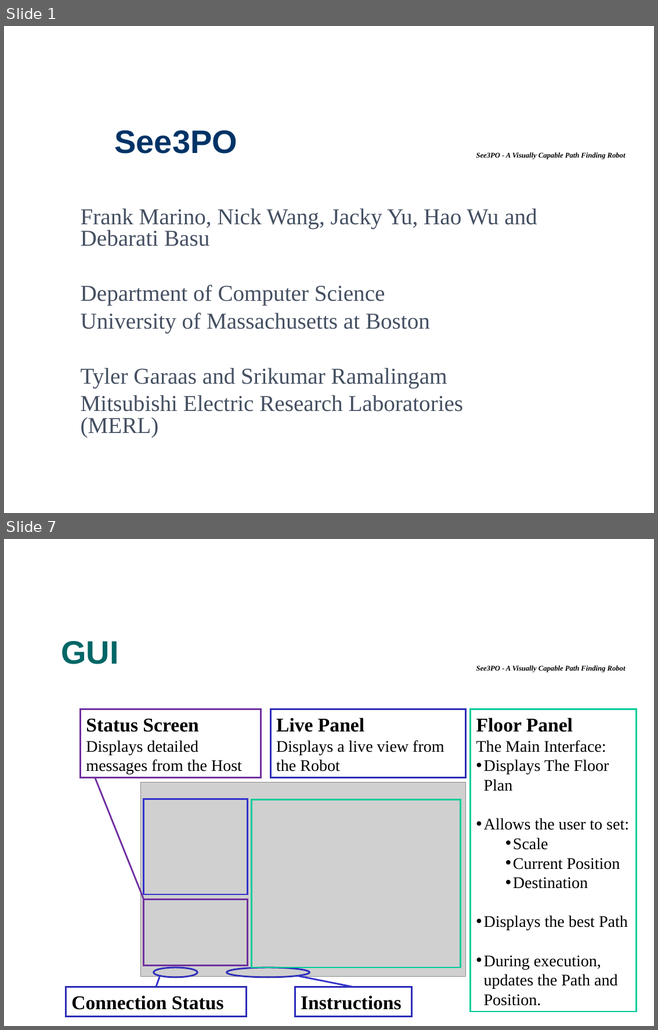
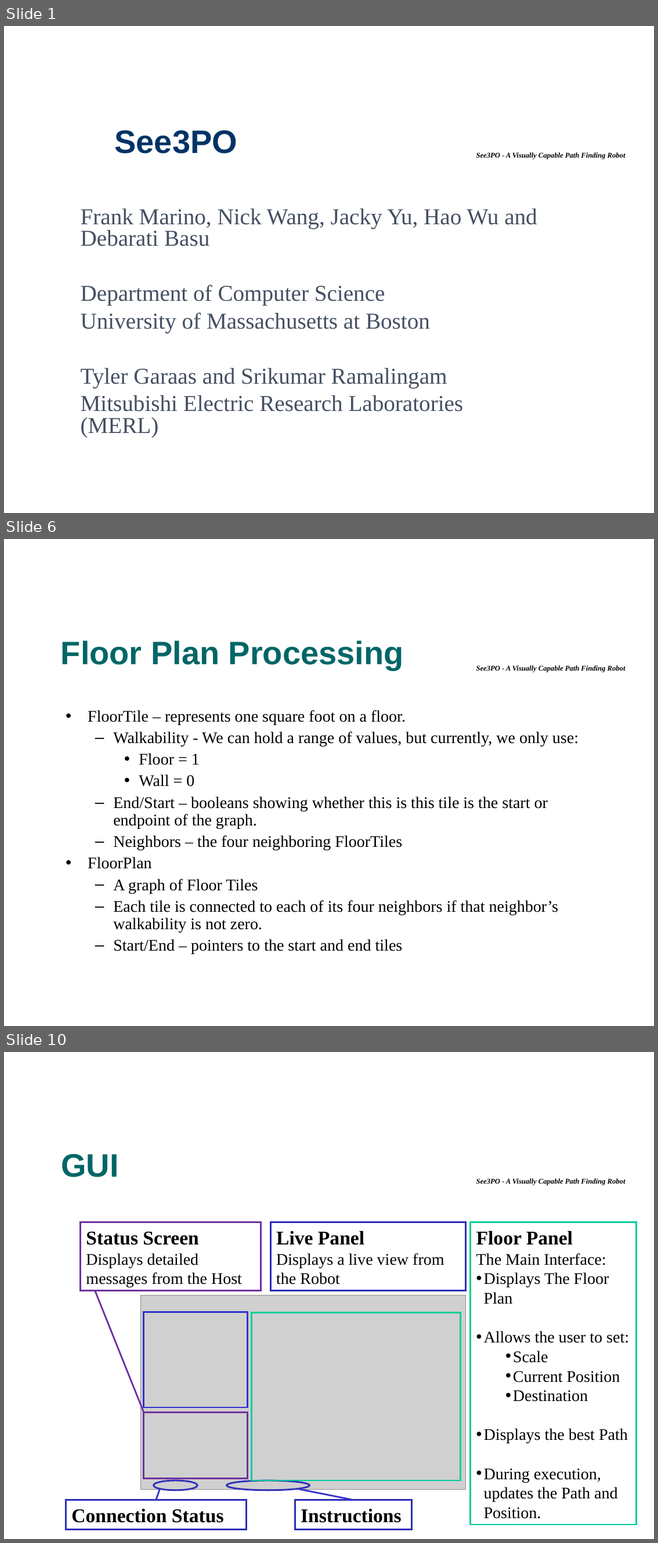
Before and after one commit to tkram01/see3po, a slide deck: Documents/PresentationFinal.ppt. Shown one above the other, each under a label of ours: slides 1 and 7 before the commit, slides 1, 6 and 10 after it; the slides between them are not shown. The pictures are 658x1030 and 658x1543 pixels, drawn with LibreOffice and Linux fonts; fonts in the diff are those of the drawing; grey boxes stand for pictures; background and template pictures are left out. Boxes give left, top, right and bottom in pixels: in the first picture for what was removed or moved away, otherwise in the second. Text is boxed around its words. In the diff, an @@ line names an element or a change of style, - is before the commit and + after.

```diff
--- a/Documents/PresentationFinal.ppt
+++ b/Documents/PresentationFinal.ppt
@@ slide 6 added at box(4, 539, 654, 1026), background picture (left out); not listed: 1 template element that a slide beside it also shows @@
@@ text added at box(61, 641, 404, 670), 40 pt, text #006666, bold @@
+Floor Plan Processing
@@ text added at box(88, 710, 578, 954), 20 pt, text #000000 @@
+• FloorTile – represents one square foot on a floor.
+  – Walkability - We can hold a range of values, but currently, we only use:
+    • Floor = 1
+    • Wall = 0
+  – End/Start – booleans showing whether this is this tile is the start or endpoint of the graph.
+  – Neighbors – the four neighboring FloorTiles
+• FloorPlan
+  – A graph of Floor Tiles
+  – Each tile is connected to each of its four neighbors if that neighbor’s walkability is not zero.
+  – Start/End – pointers to the start and end tiles
@@ what was slide 7 is now slide 10 @@
```
Also in this commit, not shown: 9 slides changed, 4 other slides added, 1 slide removed.
